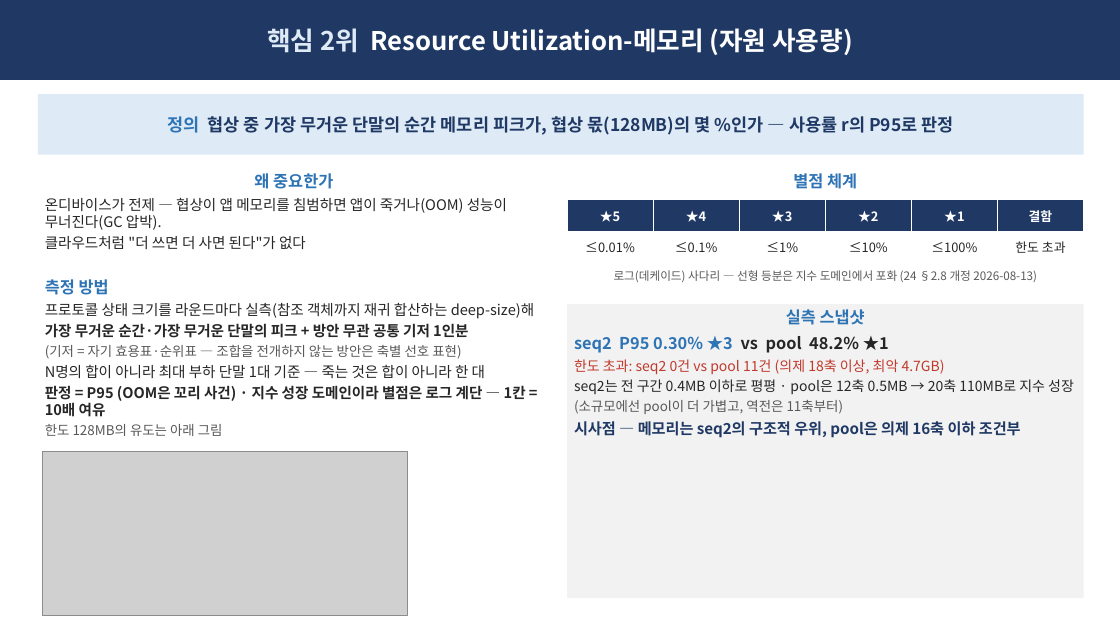
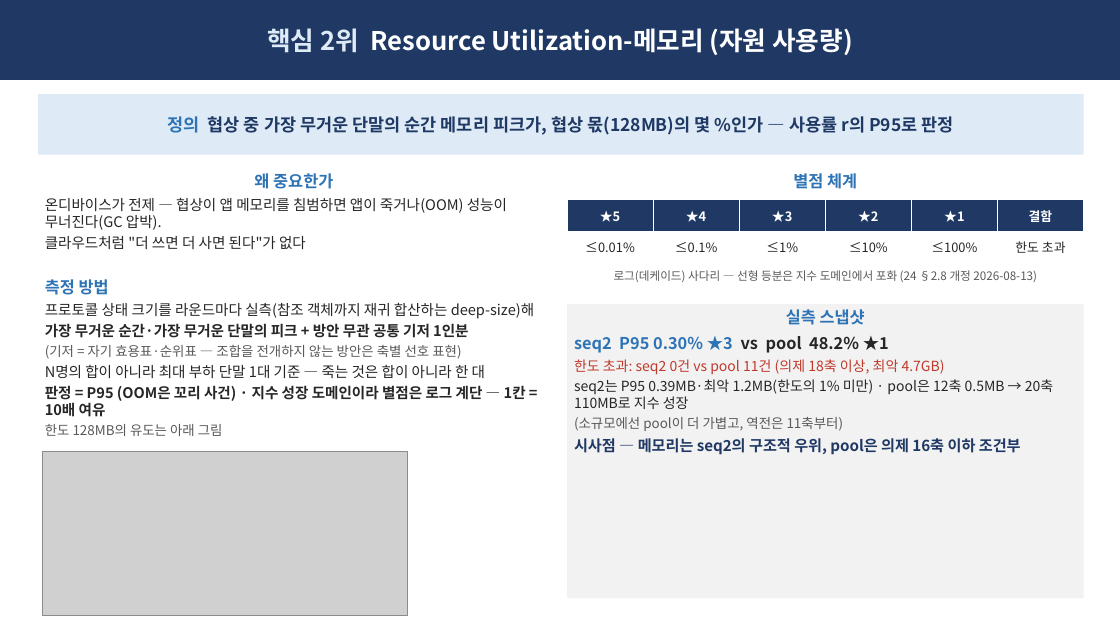
Before and after one commit to Sunwoo-Nam/architect-teamproject, a slide deck: slide 4 of docs/changbae/61-핵심QA-5종-임원-브리핑.pptx. Drawn at 1120x630 pixels with LibreOffice and Linux fonts; fonts in the diff are those of the drawing; grey boxes stand for pictures. Boxes give left, top, right and bottom in pixels: in the first picture for what was removed or moved away, otherwise in the second. Text is boxed around its words. In the diff, an @@ line names an element or a change of style, - is before the commit and + after.

```diff
--- a/docs/changbae/61-핵심QA-5종-임원-브리핑.pptx
+++ b/docs/changbae/61-핵심QA-5종-임원-브리핑.pptx
@@ text in rectangle at [574, 379, 1053, 409]: text changed @@
-seq2는 전 구간 0.4MB 이하로 평평 · pool은 12축 0.5MB → 20축 110MB로 지수 성장
+seq2는 P95 0.39MB·최악 1.2MB(한도의 1% 미만) · pool은 12축 0.5MB → 20축 110MB로 지수 성장
```
Also in this commit, not shown: 2 other slides changed, 3 other files.
